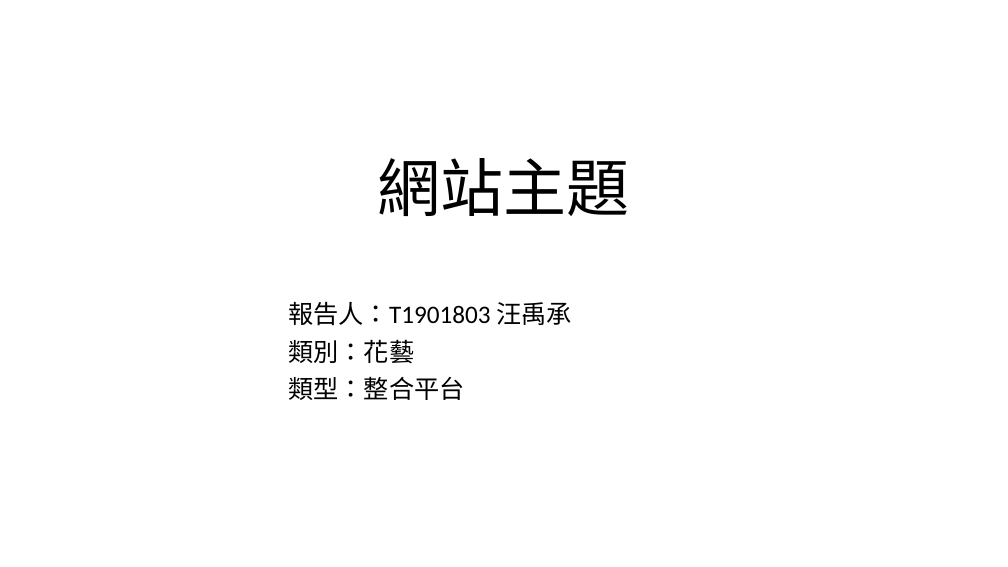
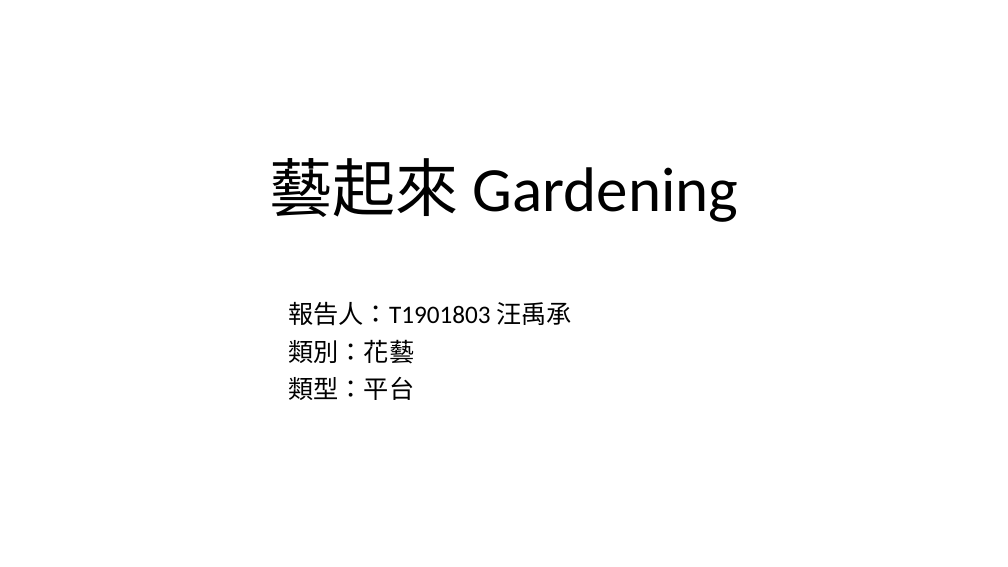
Before and after one commit to MercyLM/MyWeb, a slide deck: slide 1 of 個人作品報告.pptx. Drawn at 1008x567 pixels with LibreOffice and Linux fonts; fonts in the diff are those of the drawing. Boxes give left, top, right and bottom in pixels: in the first picture for what was removed or moved away, otherwise in the second. Text is boxed around its words. In the diff, an @@ line names an element or a change of style, - is before the commit and + after.

```diff
--- a/個人作品報告.pptx
+++ b/個人作品報告.pptx
@@ title at (270, 158, 739, 222): text changed @@
-網站主題
+藝起來 Gardening
@@ subtitle at (288, 377, 414, 400): text changed @@
-類型：整合平台
+類型：平台
```
Also in this commit, not shown: 2 other slides changed, 1 slide added.
